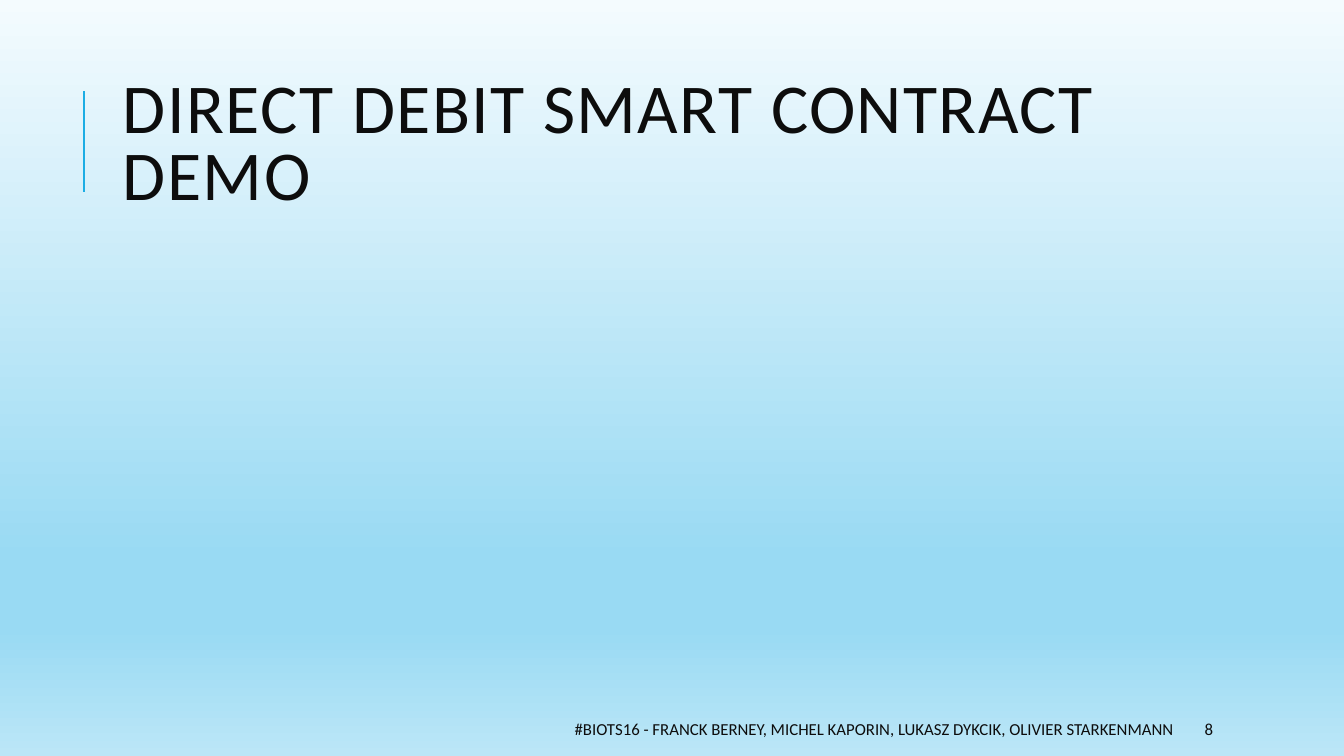
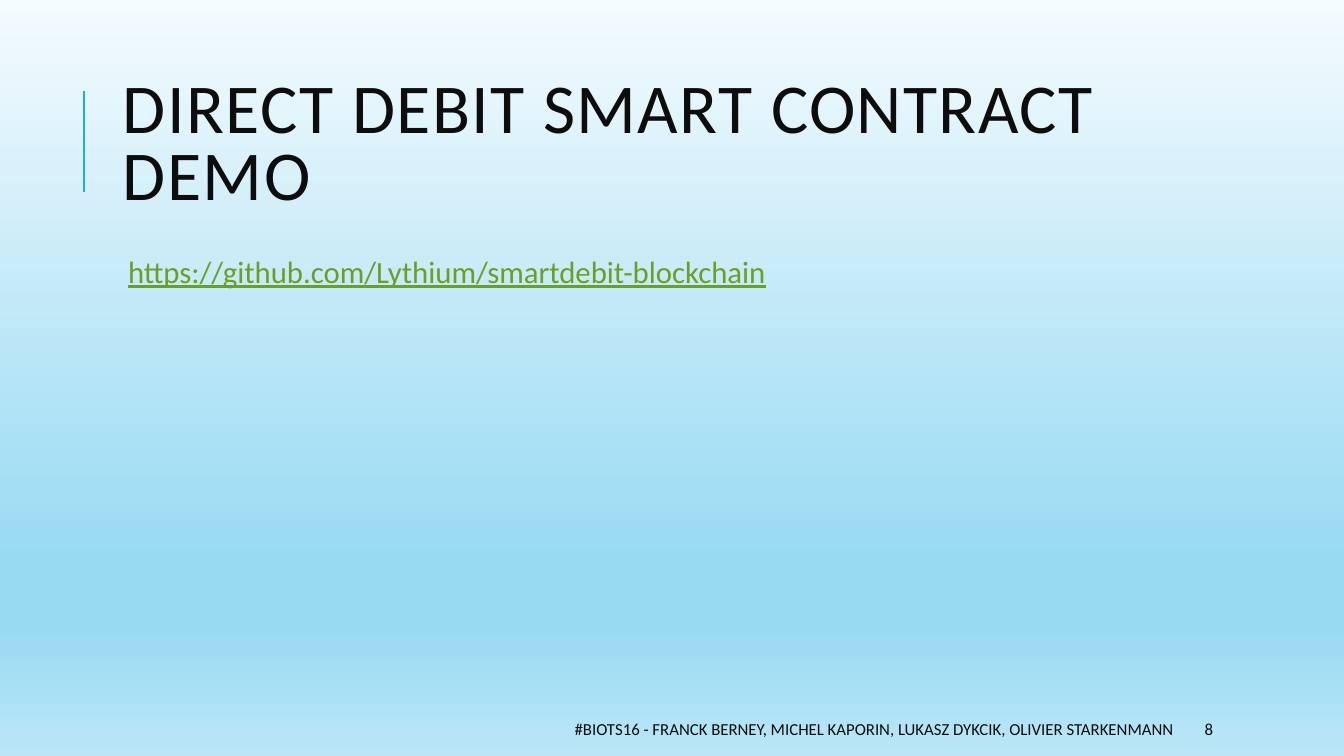
Before and after one commit to Lythium/smartdebit-blockchain, a slide deck: slide 8 of presentation/Direct-Debit-smart-contract.pptx. Drawn at 1344x756 pixels with LibreOffice and Linux fonts; fonts in the diff are those of the drawing. Boxes give left, top, right and bottom in pixels: in the first picture for what was removed or moved away, otherwise in the second. Text is boxed around its words. In the diff, an @@ line names an element or a change of style, - is before the commit and + after.

Commit message:
Updated the presentation

```diff
--- a/presentation/Direct-Debit-smart-contract.pptx
+++ b/presentation/Direct-Debit-smart-contract.pptx
@@ text added at bbox=[128, 261, 765, 289], 22 pt, text #6B9F25, underline @@
+  https://github.com/Lythium/smartdebit-blockchain
```
